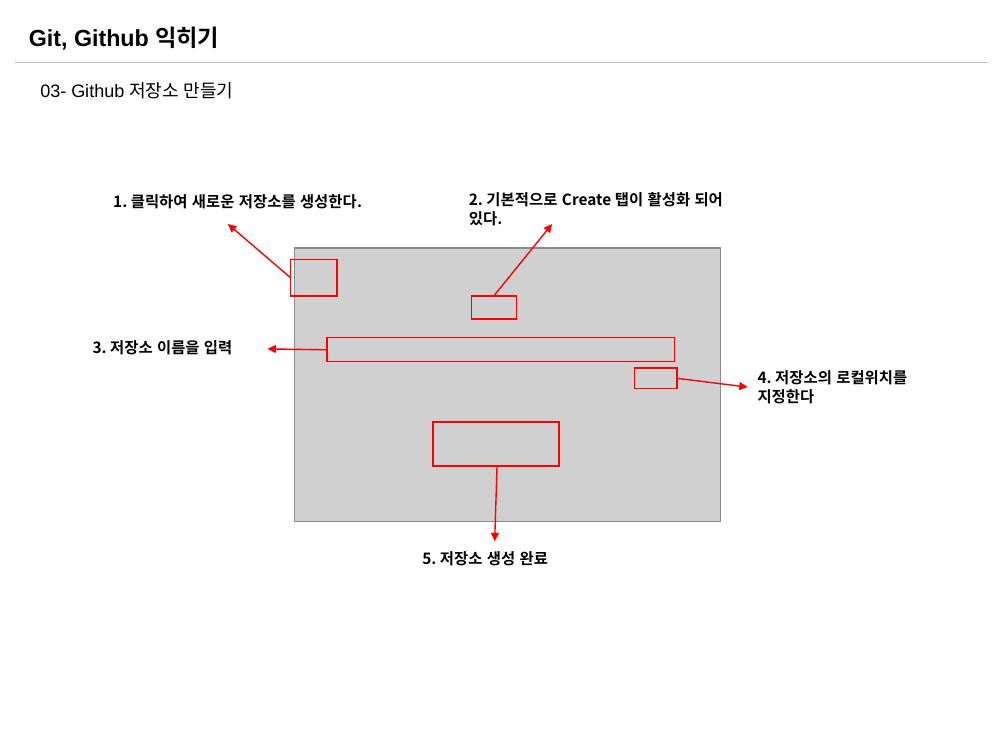
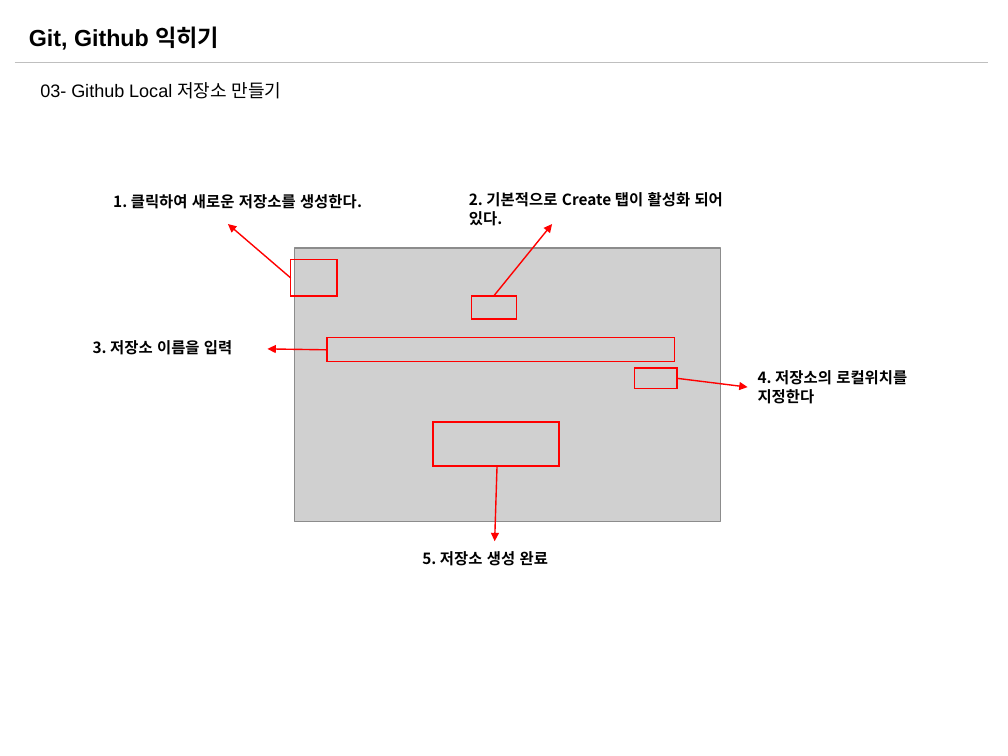
Before and after one commit to sabin21/NodeJS_Workflow_Study, a slide deck: slide 4 of CH00_Git_Github.pptx. Drawn at 1008x756 pixels with LibreOffice and Linux fonts; fonts in the diff are those of the drawing; grey boxes stand for pictures. Boxes give left, top, right and bottom in pixels: in the first picture for what was removed or moved away, otherwise in the second. Text is boxed around its words. In the diff, an @@ line names an element or a change of style, - is before the commit and + after.

```diff
--- a/CH00_Git_Github.pptx
+++ b/CH00_Git_Github.pptx
@@ text at [40, 82, 282, 99]: text changed @@
-03- Github 저장소 만들기
+03- Github Local 저장소 만들기
```
Also in this commit, not shown: 2 slides added.
